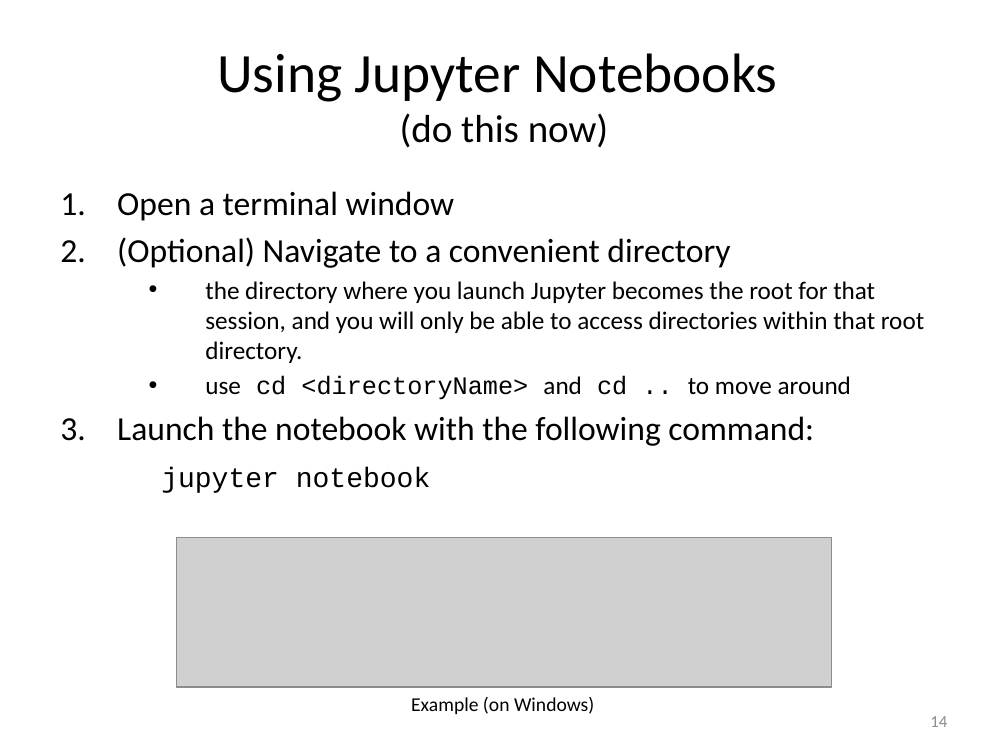
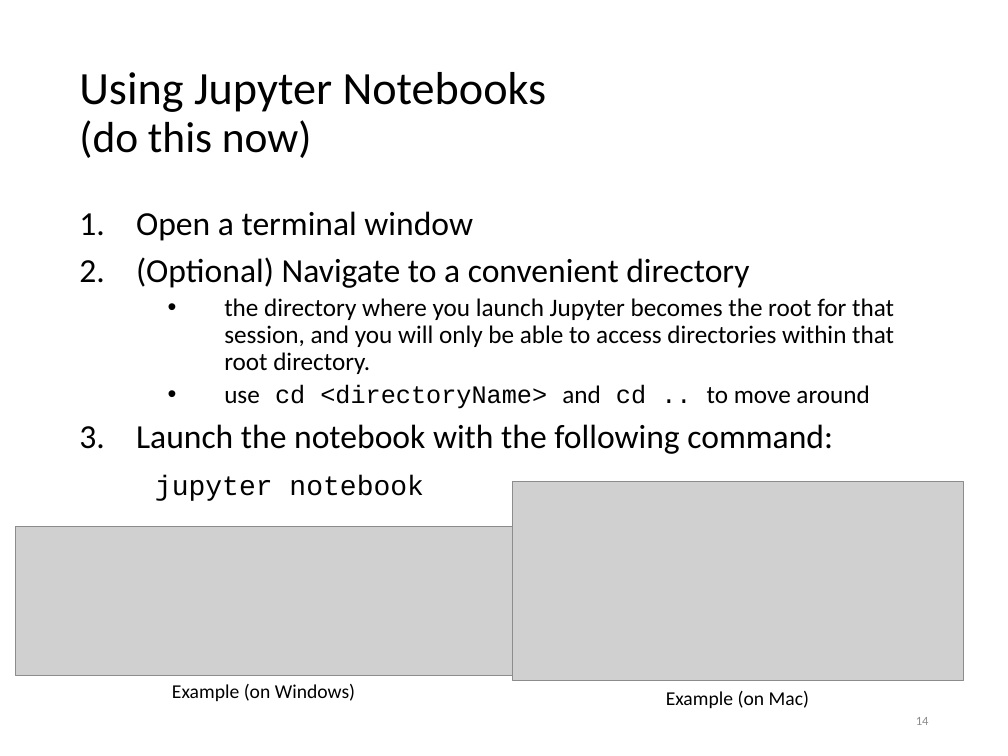
Before and after one commit to PennGCB/python_bootcamp, a slide deck: slide 14 of lab1/py27/lab1_introduction_to_python.pptx. Drawn at 1008x756 pixels with LibreOffice and Linux fonts; fonts in the diff are those of the drawing; grey boxes stand for pictures. Boxes give left, top, right and bottom in pixels: in the first picture for what was removed or moved away, otherwise in the second. Text is boxed around its words. In the diff, an @@ line names an element or a change of style, - is before the commit and + after.

```diff
--- a/lab1/py27/lab1_introduction_to_python.pptx
+++ b/lab1/py27/lab1_introduction_to_python.pptx
@@ title "Using Jupyter Notebooks (do this ...": place and size @@
-title "Using Jupyter Notebooks (do this ..." at bbox=[217, 53, 777, 148]
+title "Using Jupyter Notebooks (do this ..." at bbox=[79, 72, 547, 158]
@@ title "Using Jupyter Notebooks (do this ..." at bbox=[79, 72, 547, 158]: size 39.6 to 33 pt in "Using Jupyter Notebooks"; size 27.9 to 31 pt in "(do this now)"; alignment centre to left; line spacing 1 to 0.9 @@
@@ text "Open a terminal window": place and size @@
-text "Open a terminal window" at bbox=[117, 191, 924, 493]
+text "Open a terminal window" at bbox=[136, 211, 894, 501]
@@ text "Open a terminal window" at bbox=[136, 211, 894, 501]: line spacing 1 to 0.9; more space between paragraphs @@
@@ picture added at bbox=[513, 482, 965, 681] @@
@@ picture: place and size @@
-picture at bbox=[176, 537, 832, 686]
+picture at bbox=[16, 526, 538, 675]
@@ text "Example (on Windows)": place and size @@
-text "Example (on Windows)" at bbox=[411, 697, 594, 714]
+text "Example (on Windows)" at bbox=[172, 684, 355, 701]
@@ text added at bbox=[666, 691, 809, 708], 14 pt, text #000000 @@
+Example (on Mac)
@@ page number: place and size @@
-page number at bbox=[930, 716, 947, 727]
+page number at bbox=[916, 717, 929, 725]
@@ page number at bbox=[916, 717, 929, 725]: size 12 to 9 pt @@
```
Also in this commit, not shown: 64 other slides changed, 7 other files.
